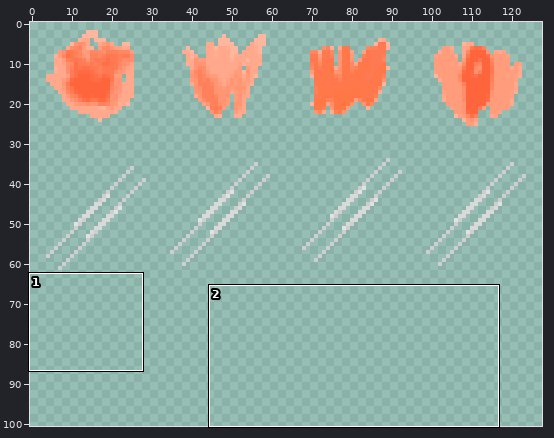
Sprite sheet: resources/particles.png. Above, an overview of the earlier version with the close-up marked.
Close-up. First the earlier version:
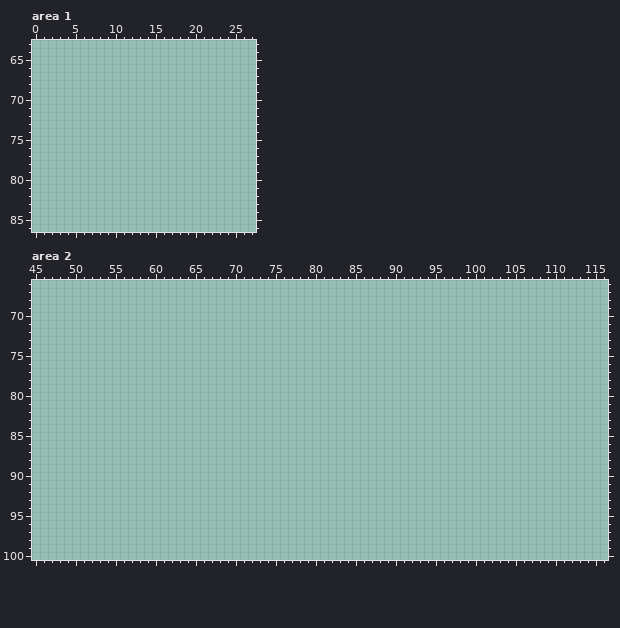
The file is 128x128 pixels. Colours within 5 levels of each other are drawn and written as one. Shown: area 1: x 0..27, y 63..86; area 2: x 45..116, y 66..100. The wide view leaves out empty margins. The commit also changed other parts of the picture, which this record leaves out.
Palette (. is transparent): 
Pixels before, area 2 (only the part around the change), first column x 45:
 66 ........................................................................
 67 ........................................................................
 68 ........................................................................
 69 ........................................................................
 70 ........................................................................
 71 ........................................................................
 72 ........................................................................
 73 ........................................................................
 74 ........................................................................
 75 ........................................................................
 76 ........................................................................
 77 ........................................................................
 78 ........................................................................
 79 ........................................................................
 80 ........................................................................
 81 ........................................................................
 82 ........................................................................
 83 ........................................................................
 84 ........................................................................
 85 ........................................................................
 86 ........................................................................
 87 ........................................................................
 88 ........................................................................
 89 ........................................................................
 90 ........................................................................
 91 ........................................................................
 92 ........................................................................
 93 ........................................................................
 94 ........................................................................
 95 ........................................................................
 96 ........................................................................
 97 ........................................................................
 98 ........................................................................
 99 ........................................................................
Once edited:
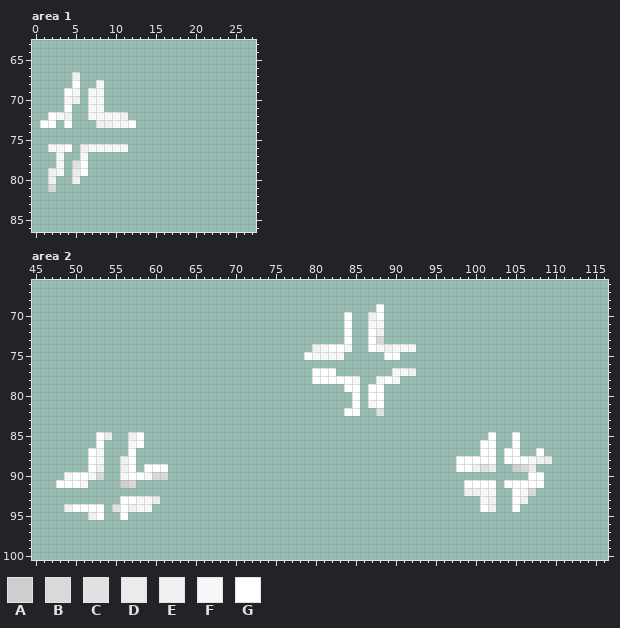
Colours new in this view: A #cecece  B #d9d9d9  C #e1e1e1  D #ebebeb  E #f1f1f1  F #f7f7f7  G #ffffff
Edits made:
Changed rows in their new state; - is an unchanged pixel.
Area 1:
first column x 1:
67 ----E-------
68 ----G--F----
69 ---GF-FF----
70 ---FE-FF----
71 ---G--FF----
72 -GFE--FFFFE-
73 GG-G---EEFFG
76 -FFG-EFFFFF-
77 --F--F------
78 --F-CG------
79 -EF-DG------
80 -E--E-------
81 -B----------
Area 2:
first column x 48:
 69 ----------------------------------------G---------------------
 70 ------------------------------------G--EG---------------------
 71 ------------------------------------G--FF---------------------
 72 ------------------------------------G--GE---------------------
 73 ------------------------------------G--GB---------------------
 74 --------------------------------EFGGF--GFEFFF-----------------
 75 -------------------------------GFFFF-----GG-------------------
 77 --------------------------------GGG-------FFE-----------------
 78 --------------------------------GGGGGF--FGF-------------------
 79 ------------------------------------GG-GG---------------------
 80 -------------------------------------G-GG---------------------
 81 -------------------------------------G-FG---------------------
 82 ------------------------------------GG--C---------------------
 85 -----GD--EG-------------------------------------------G--G----
 86 -----G---FG------------------------------------------GG--G----
 87 ----GF---G-------------------------------------------GG-GG--G-
 88 ----GF--EG----------------------------------------GGGGG-GGGFED
 89 ----GE--EG-GGG------------------------------------GGECD--ABD--
 90 -FGGFB--FGGFBB---------------------------------------------GG-
 91 GGGF----AB-----------------------------------------GGGG-GGGGG-
 92 ---------------------------------------------------EEFF--GFB--
 93 --------GGFFD----------------------------------------FE--GE---
 94 -EGGGG-CGEFF-----------------------------------------GE--G----
 95 ----EG--G-----------------------------------------------------
Pixel boxes of the changes (left, top, right, bottom) in both close-ups:
added: (40, 72, 136, 192)
added: (304, 304, 416, 416)
added: (56, 432, 168, 520)
added: (456, 432, 552, 512)
